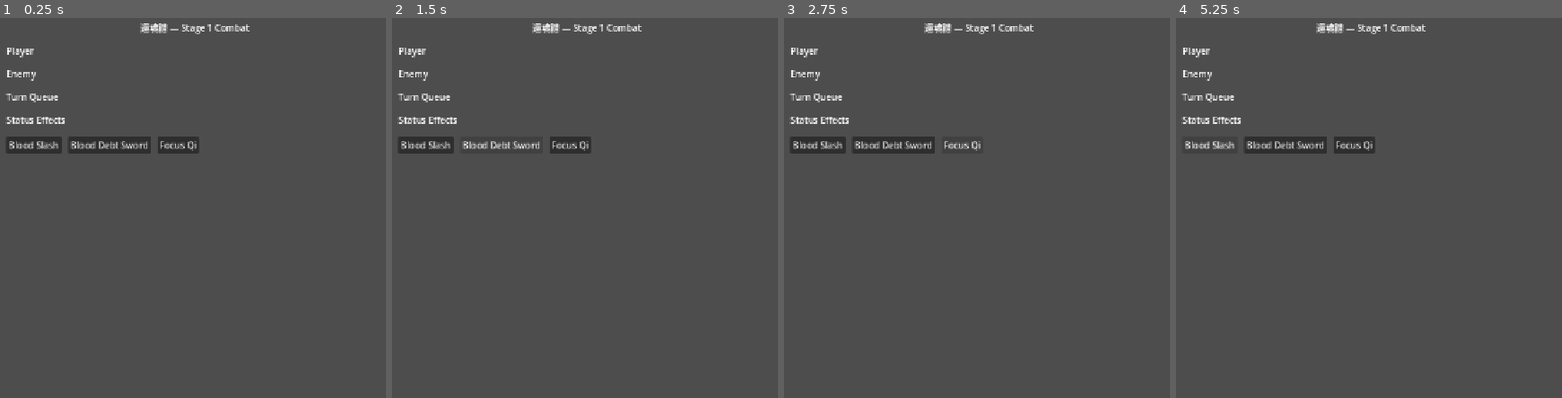
Above: before the commit, frames 1-4 (left to right).
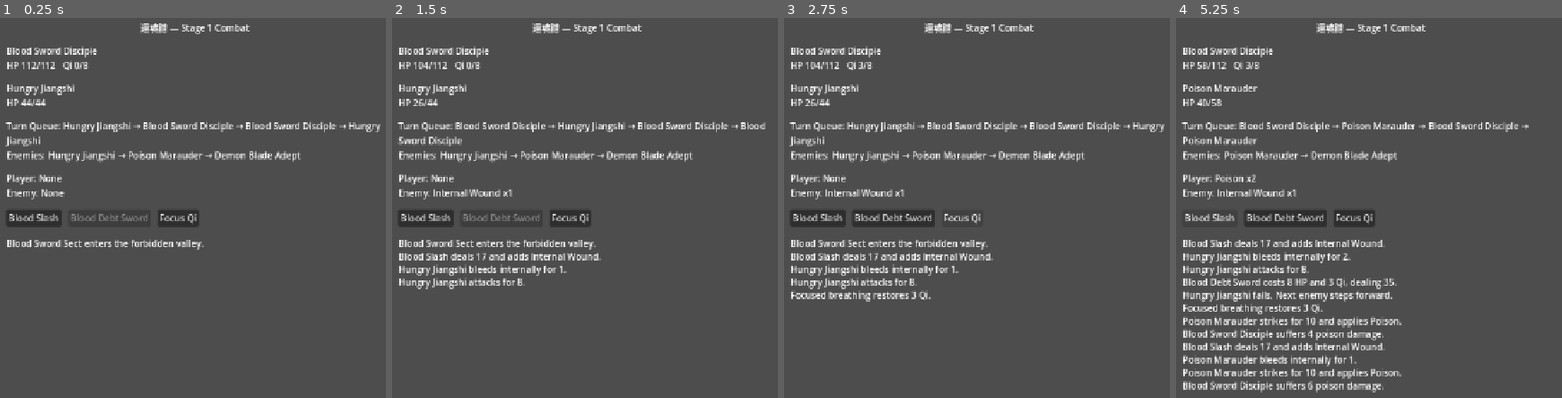
Above: after the commit, the same moments.

Repository: peerasakrinsan-bot/huanhunpu
Game: Godot game, scene res://scenes/main.tscn
Same seed, same stepped clock (60 frames per second), same inputs: the game is played once before the commit and once after it.
Inputs (mouse positions are in pixels of both pictures, inside the frame that each line leads up to):
- Up to frame 1 (0.25 s): no input
- Up to frame 2 (1.5 s): click "Blood Slash" at 0.5 s; click (500, 143) at 1.25 s, where only the run before the commit has a clickable "Blood Debt Sword"
- Up to frame 3 (2.75 s): click "Focus Qi" at 2 s
- Up to frame 4 (5.25 s): click "Blood Slash" at 2.75 s; click "Blood Debt Sword" at 3.5 s; click "Focus Qi" at 4.25 s; click "Blood Slash" at 5 s

The runs differ from the first frame. In frame 1, 6.9% of the frame differs, in the area x 1-99%, y 7-61%; in frame 2, 8.2%; in frame 3, 9.2%; in frame 4, 13%, in the area x 1-92%, y 7-99%.
Error before the commit: Parse Error: Cannot infer the type of "message" variable because the value doesn't have a set type. (res://scripts/combat/combatant.gd:45)

Commit message:
Fix Godot 4.4 GDScript type inference

Diff:
--- a/scripts/combat/combat_engine.gd
+++ b/scripts/combat/combat_engine.gd
@@ -5,7 +5,7 @@
 signal log_added(message: String)
 signal combat_finished(victory: bool)
 
-const METER_READY := 100
+const METER_READY: int = 100
 
 var player: Combatant
 var enemies: Array[Combatant] = []
@@ -29,8 +29,8 @@
 func use_basic_attack() -> void:
 	if not waiting_for_player:
 		return
-	var enemy := get_active_enemy()
-	var dealt := enemy.take_damage(player.stats.attack)
+	var enemy: Combatant = get_active_enemy()
+	var dealt: int = enemy.take_damage(player.stats.attack)
 	enemy.add_status(StatusEffect.Kind.INTERNAL_WOUND, 1)
 	_log("Blood Slash deals %d and adds Internal Wound." % dealt)
 	_finish_actor_turn()
@@ -38,10 +38,10 @@
 func use_blood_art() -> void:
 	if not waiting_for_player or player.qi < 3 or player.hp <= 10:
 		return
-	var enemy := get_active_enemy()
+	var enemy: Combatant = get_active_enemy()
 	player.spend_qi(3)
 	player.take_pure_damage(8)
-	var dealt := enemy.take_damage(int(player.stats.attack * 2.0))
+	var dealt: int = enemy.take_damage(int(player.stats.attack * 2.0))
 	enemy.add_status(StatusEffect.Kind.INTERNAL_WOUND, 2)
 	_log("Blood Debt Sword costs 8 HP and 3 Qi, dealing %d." % dealt)
 	_finish_actor_turn()
@@ -60,12 +60,17 @@
 
 func get_turn_preview(count: int = 4) -> Array[String]:
 	var preview: Array[String] = []
-	var simulated: Array[Combatant] = [player, get_active_enemy()].filter(func(c): return c != null and c.is_alive())
-	var meters := {}
-	for combatant in simulated:
+	var simulated: Array[Combatant] = []
+	if player != null and player.is_alive():
+		simulated.append(player)
+	var active_enemy: Combatant = get_active_enemy()
+	if active_enemy != null and active_enemy.is_alive():
+		simulated.append(active_enemy)
+	var meters: Dictionary[Combatant, int] = {}
+	for combatant: Combatant in simulated:
 		meters[combatant] = combatant.action_meter
 	while preview.size() < count and not simulated.is_empty():
-		for combatant in simulated:
+		for combatant: Combatant in simulated:
 			meters[combatant] += combatant.stats.speed
 			if meters[combatant] >= METER_READY:
 				meters[combatant] -= METER_READY
@@ -77,12 +82,12 @@
 func _advance_until_player_choice() -> void:
 	while player.is_alive() and get_active_enemy() != null:
 		var actors: Array[Combatant] = [player, get_active_enemy()]
-		for actor in actors:
+		for actor: Combatant in actors:
 			actor.action_meter += actor.stats.speed
 			if actor.action_meter >= METER_READY:
 				actor.action_meter -= METER_READY
 				current_actor = actor
-				for message in actor.tick_statuses():
+				for message: String in actor.tick_statuses():
 					_log(message)
 				if not actor.is_alive():
 					_check_enemy_queue()
@@ -98,7 +103,7 @@
 	state_changed.emit()
 
 func _enemy_action(enemy: Combatant) -> void:
-	var dealt := player.take_damage(enemy.stats.attack)
+	var dealt: int = player.take_damage(enemy.stats.attack)
 	if enemy.stats.display_name == "Poison Marauder":
 		player.add_status(StatusEffect.Kind.POISON, 2)
 		_log("%s strikes for %d and applies Poison." % [enemy.stats.display_name, dealt])
@@ -122,8 +127,8 @@
 	elif get_active_enemy() == null:
 		combat_finished.emit(true)
 
-func _make_stats(name: String, hp: int, max_qi: int, attack: int, defense: int, speed: int, is_player := false) -> CombatantStats:
-	var stats := CombatantStats.new()
+func _make_stats(name: String, hp: int, max_qi: int, attack: int, defense: int, speed: int, is_player: bool = false) -> CombatantStats:
+	var stats: CombatantStats = CombatantStats.new()
 	stats.display_name = name
 	stats.max_hp = hp
 	stats.max_qi = max_qi
--- a/scripts/combat/combatant.gd
+++ b/scripts/combat/combatant.gd
@@ -33,7 +33,7 @@
 	hp = maxi(0, hp - amount)
 
 func add_status(kind: StatusEffect.Kind, stacks: int) -> void:
-	for effect in statuses:
+	for effect: StatusEffect in statuses:
 		if effect.kind == kind:
 			effect.stacks += stacks
 			return
@@ -41,8 +41,8 @@
 
 func tick_statuses() -> Array[String]:
 	var messages: Array[String] = []
-	for effect in statuses.duplicate():
-		var message := effect.tick(self)
+	for effect: StatusEffect in statuses.duplicate():
+		var message: String = effect.tick(self)
 		if not message.is_empty():
 			messages.append(message)
 		if effect.is_expired():
@@ -53,6 +53,6 @@
 	if statuses.is_empty():
 		return "None"
 	var labels: Array[String] = []
-	for effect in statuses:
+	for effect: StatusEffect in statuses:
 		labels.append(effect.get_label())
 	return ", ".join(labels)
--- a/scripts/data/combatant_stats.gd
+++ b/scripts/data/combatant_stats.gd
@@ -10,7 +10,7 @@
 @export var is_player: bool = false
 
 func duplicate_stats() -> CombatantStats:
-	var copy := CombatantStats.new()
+	var copy: CombatantStats = CombatantStats.new()
 	copy.display_name = display_name
 	copy.max_hp = max_hp
 	copy.max_qi = max_qi
--- a/scripts/ui/main.gd
+++ b/scripts/ui/main.gd
@@ -23,7 +23,7 @@
 	engine.start_stage_one()
 
 func _refresh() -> void:
-	var enemy := engine.get_active_enemy()
+	var enemy: Combatant = engine.get_active_enemy()
 	player_label.text = "%s\nHP %d/%d   Qi %d/%d" % [engine.player.stats.display_name, engine.player.hp, engine.player.stats.max_hp, engine.player.qi, engine.player.stats.max_qi]
 	if enemy == null:
 		enemy_label.text = "Enemy Queue Cleared"
@@ -38,8 +38,8 @@
 
 func _enemy_queue_text() -> String:
 	var names: Array[String] = []
-	for index in range(engine.active_enemy_index, engine.enemies.size()):
-		var enemy := engine.enemies[index]
+	for index: int in range(engine.active_enemy_index, engine.enemies.size()):
+		var enemy: Combatant = engine.enemies[index]
 		if enemy.is_alive():
 			names.append(enemy.stats.display_name)
 	return " → ".join(names)
